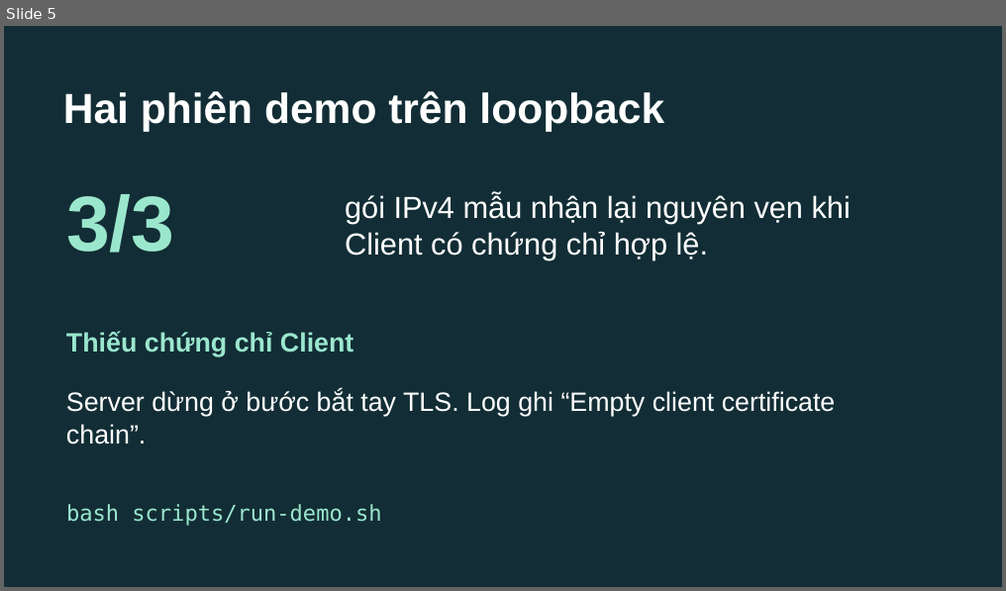
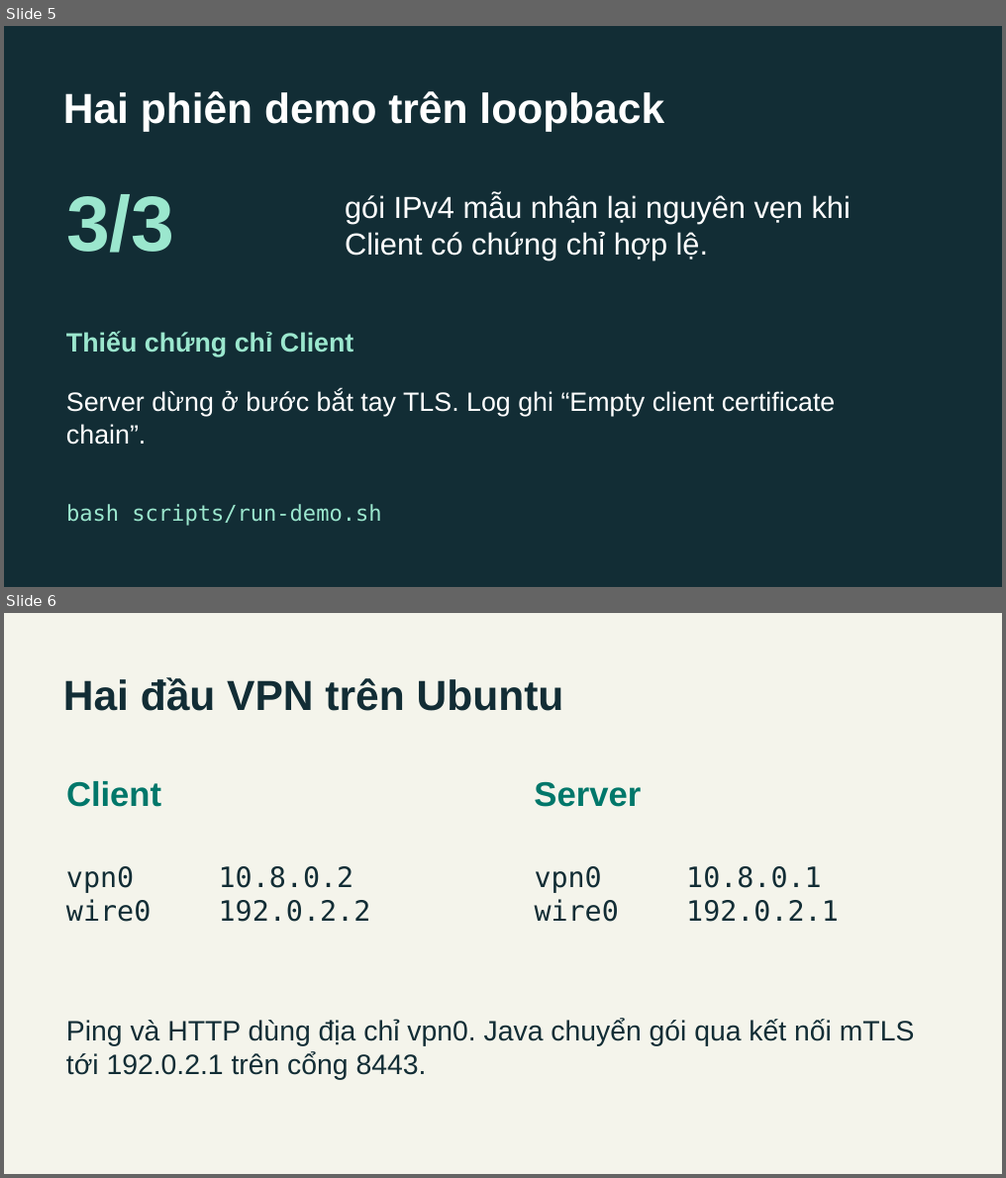
Before and after one commit to thanhduc15/INT_3230-2---VPN-, a slide deck: docs/slides/24020078-VPN.pptx. Shown one above the other, each under a label of ours: slide 5 before the commit, slides 5 and 6 after it. The pictures are 1006x591 and 1006x1178 pixels, drawn with LibreOffice and Linux fonts; fonts in the diff are those of the drawing. Boxes give left, top, right and bottom in pixels: in the first picture for what was removed or moved away, otherwise in the second. Text is boxed around its words. In the diff, an @@ line names an element or a change of style, - is before the commit and + after.

Commit message:
Present the Ubuntu TUN topology and verified demo results

```diff
--- a/docs/slides/24020078-VPN.pptx
+++ b/docs/slides/24020078-VPN.pptx
@@ slide 6 added at <box>4,613,1002,1174</box>, background #F4F4EB @@
@@ text added at <box>63,677,564,711</box>, 40.5 pt, text #122D35, bold @@
+Hai đầu VPN trên Ubuntu
@@ text added at <box>66,781,161,807</box>, 33 pt, text #00776A, bold @@
+Client
@@ text added at <box>534,781,641,807</box>, 33 pt, text #00776A, bold @@
+Server
@@ text added at <box>66,866,371,922</box>, 27 pt, text #122D35 @@
+vpn0 10.8.0.2
+wire0 192.0.2.2
@@ text added at <box>535,866,839,922</box>, 27 pt, text #122D35 @@
+vpn0 10.8.0.1
+wire0 192.0.2.1
@@ text added at <box>66,1018,915,1080</box>, 27 pt, text #122D35 @@
+Ping và HTTP dùng địa chỉ vpn0. Java chuyển gói qua kết nối mTLS tới 192.0.2.1 trên cổng 8443.
```
Also in this commit, not shown: 1 other slide added.
